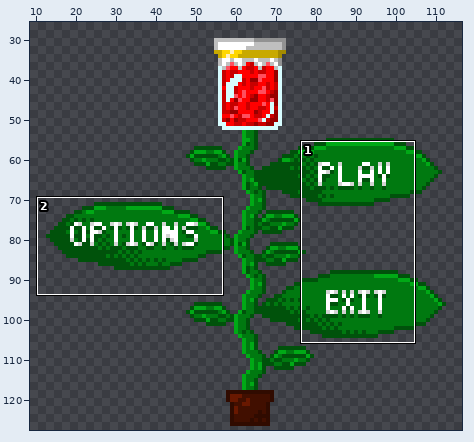
Pixel-art file -- Assets/Sprites/MainMenu/MainMenuPlant.aseprite. Above: a wide view before the commit, with the close-up outlined.
Close-up. Old version:
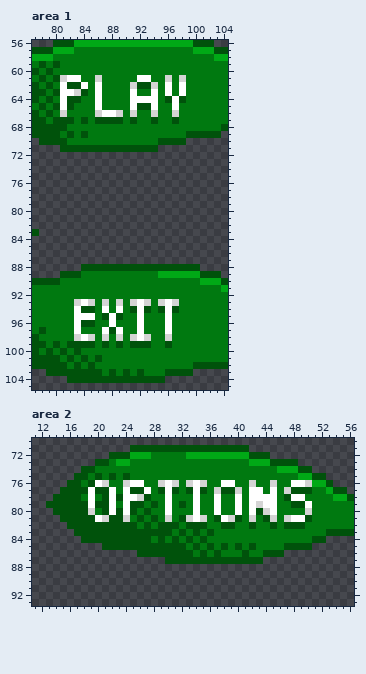
128x128 pixels, 1 frame. Shown: area 1: x 77..104, y 56..105; area 2: x 11..56, y 70..93. The wide view leaves out empty margins.
And afterwards:
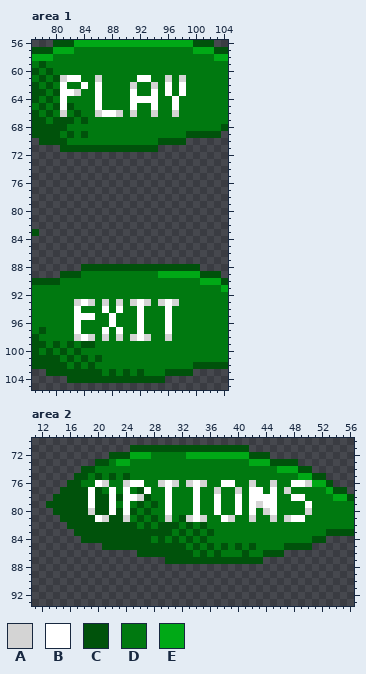
Palette (. is transparent): A #d4d4d4  B #ffffff  C #00520b  D #007910  E #00a916
Edits made:
--- area 1, layer "Layer 1"
@@ x 77..104 @@
  58 EEEDDDDDDDDDDDDDDDDDDDDDDDEE
- 59 DCDCDDDDDDDDDDDDDDDDDDDDDDDD
+ 59 DCDDDDDDDDDDDDDDDDDDDDDDDDDD
  60 CDCDDDDDDDDDDDDDDDDDDDDDDDDD
  61 DCDCABBDDADDDDDBBDDADADDDDDD
- 62 CDCDBCCBDBDDDDACCADBDBDDDDDD
- 63 CCDCBBACDBDDDDBDDBDBDBDDDDDD
- 64 CDCDBCCDDBDDDDBBBBDCBCDDDDDD
- 65 DCDCBCDDDBDDDDBCCBDDBDDDDDDD
- 66 CDCDADDDDABBADADDADDADDDDDDD
- 67 CCDCCCDCDCCCCDCDDCDDCDDDDDDD
+ 62 CDCDBDDBDBDDDDADDADBDBDDDDDD
+ 63 CCDCBBADDBDDDDBDDBDBDBDDDDDD
+ 64 CDCDBDDDDBDDDDBBBBDDBDDDDDDD
+ 65 DCDCBCDDDBDDDDBDDBDDBDDDDDDD
+ 66 CDCDADCDDABBADADDADDADDDDDDD
+ 67 CCDCCCDCDDDDDDDDDDDDDDDDDDDD
  68 CCCCCDDDDDDDDDDDDDDDDDDDDDDC
@@ x 81..99 @@
  93 DDABADADADABADABADD
- 94 DDBCCDBDBDCBCDCBCDD
- 95 DDBBBDCBCDDBDDDBDDD
- 96 DDBCCDDBDDDBDDDBDDD
- 97 DDBDDDBCBDDBDDDBDDD
+ 94 DDBDDDBDBDDBDDDBDDD
+ 95 DDBBBDDBDDDBDDDBDDD
+ 96 DDBDDDDBDDDBDDDBDDD
+ 97 DDBDDDBDBDDBDDDBDDD
  98 DDABADADADABADDADDD
- 99 DCCCCDCDCDCCCDDCDDD
+ 99 DCDCCDDDDDDDDDDDDDD
 100 CDCDDDDDDDDDDDDDDDD
--- area 2, layer "Layer 1"
@@ x 11..56 @@
 75 ......CCDCDCDCDDDDDDDDDDDDDDDDDDDDDDDDEECC....
-76 .....CCDCBADDABBDDABADABADDBBDDADDADDBBAEEC...
-77 ....CCCCBCCBDBCCBDCBCDCBCDACCADBBDBDACCCDDECC.
-78 ...CCCCDBDCBCBBACDDBDDDBDDBDDBDBBBBDCBBDDDDEEC
-79 ..CCCCCCBCCBDBCCDCDBDCDBDDBDDBDBABBDDCCBDDDDDD
-80 ...CCCCCADCBCBCDCDDBDDDBDDBDDBDBCABDDDDADDDDDD
-81 ....CCCCCBACCADCDCDADCABADCBACDADCADABBCDDDDDD
-82 .....CCCCCCCCCCDCDCCCDCCCDDCCDDCDDCDCCCDDDDDDD
+76 .....CCDDBADDABBDDABADABADDBBDDADDADDBBAEEC...
+77 ....CCCCBCDBDBDCBDDBDDDBDDADDADBBDBDADDDDDECC.
+78 ...CCCCCBCCBCBBACDDBDDDBDDBDDBDBBBBDDBBDDDDEEC
+79 ..CCCCCCBCCBDBDCDCDBDDDBDDBDDBDBABBDDDDBDDDDDD
+80 ...CCCCCACCBCBCDCDDBDDDBDDBDDBDBDABDDDDADDDDDD
+81 ....CCCCCBACCADCDCDADCABADDBADDADDADABBDDDDDDD
+82 .....CCCCCCCCCCDCDCCCDCDCDDDDDDDDDDDDDDDDDDDDD
 83 ......CCCCCCCCCCCCCCDCDCDCDDDDDDDDDDDDDDDDCCCC
